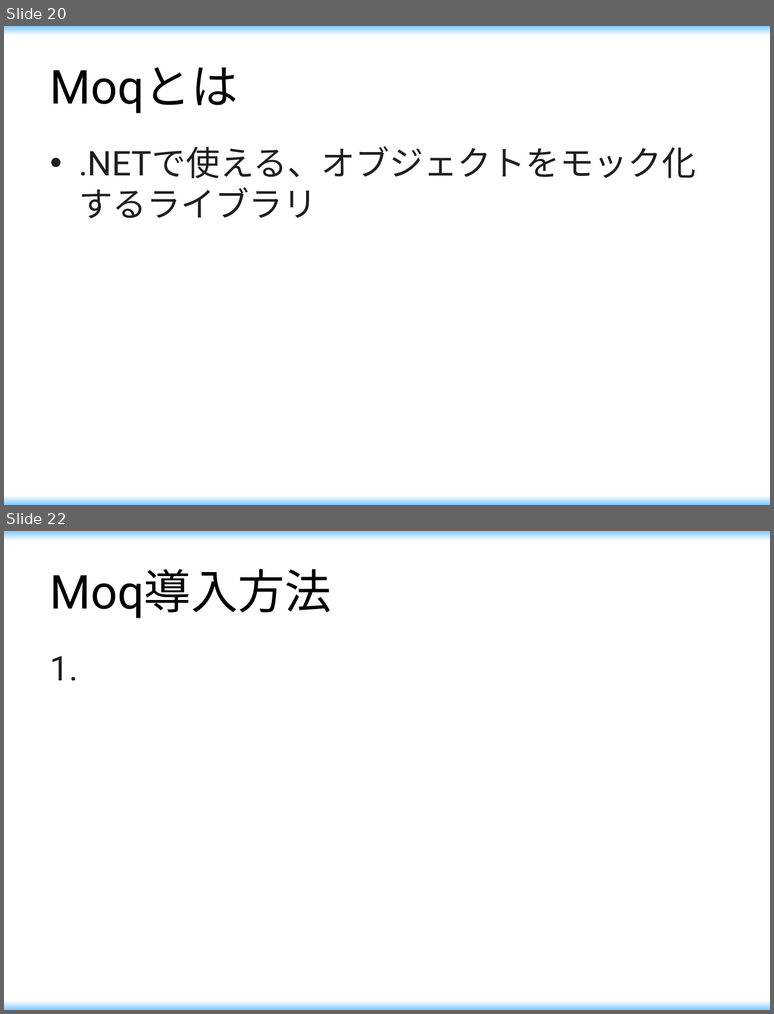
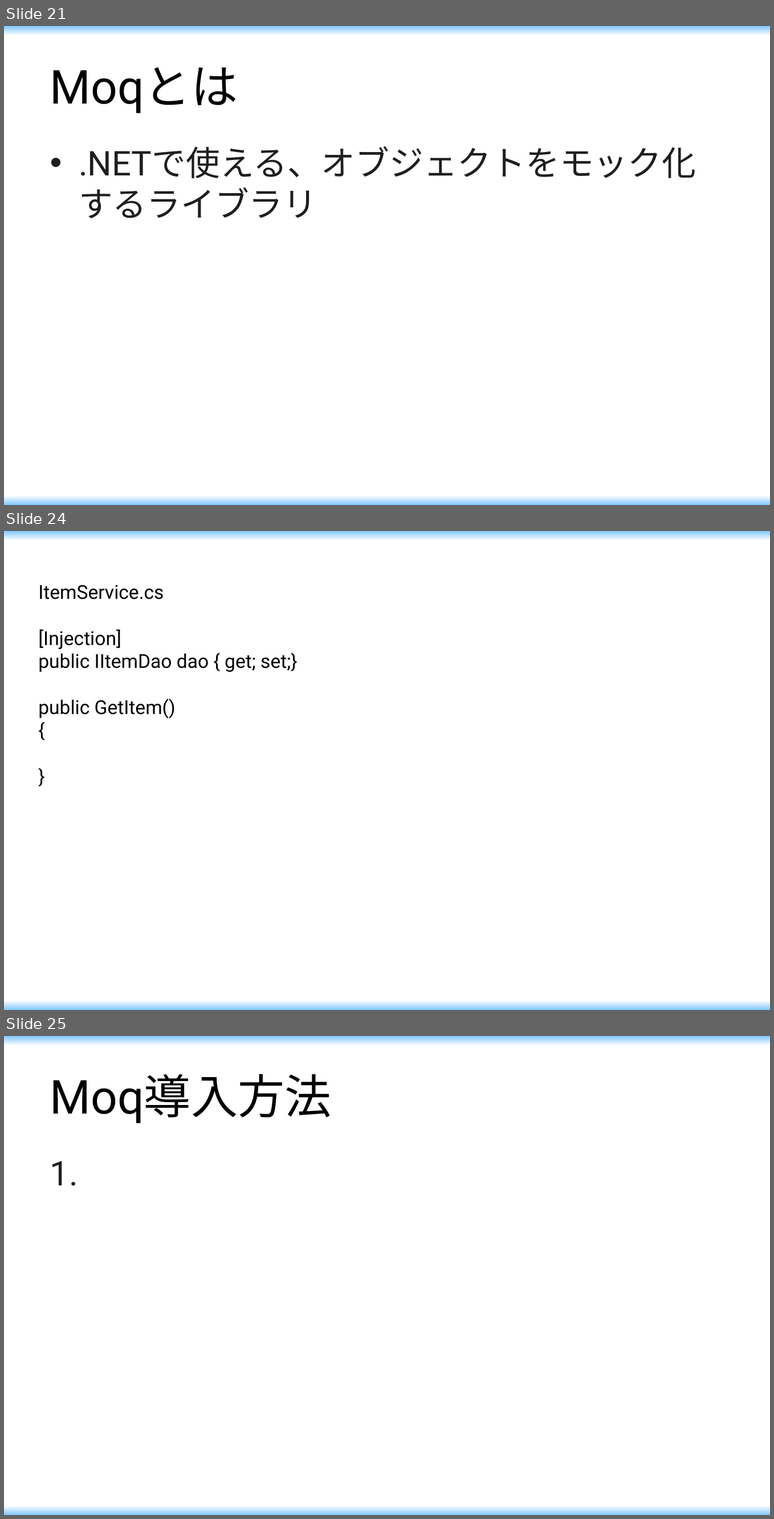
Before and after one commit to maikitakeda/first, a slide deck: document/勉強会.pptx. Shown one above the other, each under a label of ours: slides 20 and 22 before the commit, slides 21, 24 and 25 after it; the slides between them are not shown. The pictures are 774x1014 and 774x1519 pixels, drawn with LibreOffice and Linux fonts; fonts in the diff are those of the drawing. Boxes give left, top, right and bottom in pixels: in the first picture for what was removed or moved away, otherwise in the second. Text is boxed around its words. In the diff, an @@ line names an element or a change of style, - is before the commit and + after.

```diff
--- a/document/勉強会.pptx
+++ b/document/勉強会.pptx
@@ slide 24 added at <box>4,531,770,1010</box>, background gradient #80C8FF to #FFFFFF @@
@@ text added at <box>38,585,298,719</box>, 18 pt, text #000000 @@
+ItemService.cs
+[Injection]
+public IItemDao dao { get; set;}
+public GetItem()
+{
+}
@@ what was slide 20 is now slide 21 @@
@@ what was slide 22 is now slide 25 @@
```
Also in this commit, not shown: 1 slide changed, 3 other slides added, 1 slide removed.
